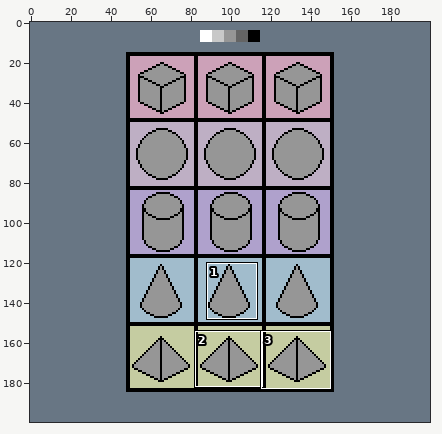
A pixel-art file gets an edit: pixel101/PixelArtMasterCourse04.aseprite. The picture above shows the old version from afar; the outline marks the close-up.
Close-up. As it was:
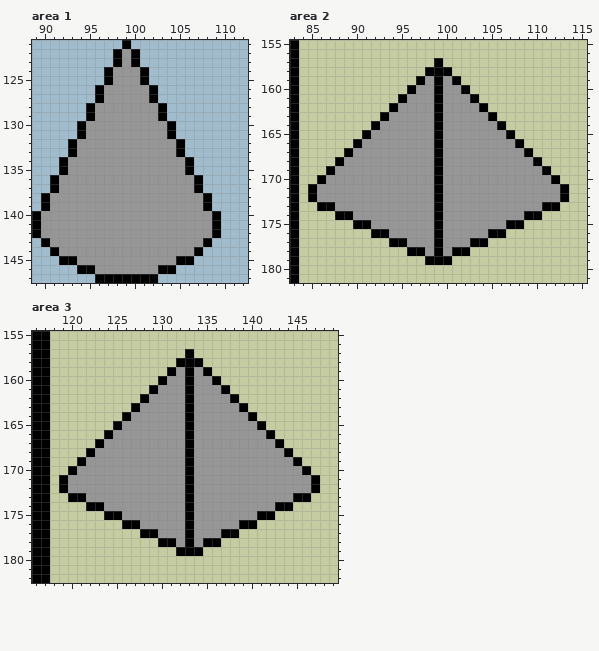
200x200 pixels, 1 frame. Shown: area 1: x 89..112, y 121..147; area 2: x 83..115, y 155..181; area 3: x 116..149, y 155..182. The commit also changed other parts of the picture, which this record leaves out.
The same view after the edit:
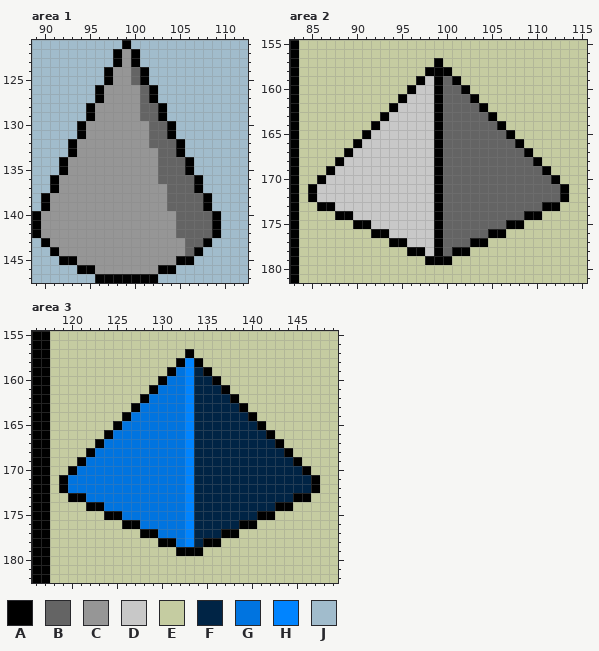
Palette (. is transparent): A #000000  B #646464  C #969696  D #c8c8c8  E #c5cca1  F #002445  G #0074e0  H #0084ff  J #a1bccc
What changed:
layer "Layer 0" now hidden
layer "Layer 0 Copy Copy Copy" added
Changed rows in their new state; - is an unchanged pixel.
Area 1, layer "Layer 0 Copy Copy Copy":
first column x 100:
124 B--------
125 B--------
126 -B-------
127 -B-------
128 -BB------
129 -BB------
130 --BB-----
131 --BB-----
132 --BBB----
133 ---BB----
134 ---BBB---
135 ---BBB---
136 ---BBBB--
137 ----BBB--
138 ----BBBB-
139 ----BBBB-
140 -----BBBB
141 -----BBBB
142 -----BBBB
143 ------BB-
144 ------B--
Area 2, layer "Layer 0 Copy Copy Copy":
first column x 86:
159 ------------D-B------------
160 -----------DD-BB-----------
161 ----------DDD-BBB----------
162 ---------DDDD-BBBB---------
163 --------DDDDD-BBBBB--------
164 -------DDDDDD-BBBBBB-------
165 ------DDDDDDD-BBBBBBB------
166 -----DDDDDDDD-BBBBBBBB-----
167 ----DDDDDDDDD-BBBBBBBBB----
168 ---DDDDDDDDDD-BBBBBBBBBB---
169 --DDDDDDDDDDD-BBBBBBBBBBB--
170 -DDDDDDDDDDDD-BBBBBBBBBBBB-
171 DDDDDDDDDDDDD-BBBBBBBBBBBBB
172 DDDDDDDDDDDDD-BBBBBBBBBBBBB
173 --DDDDDDDDDDD-BBBBBBBBBBB--
174 ----DDDDDDDDD-BBBBBBBBB----
175 ------DDDDDDD-BBBBBBB------
176 --------DDDDD-BBBBB--------
177 ----------DDD-BBB----------
178 ------------D-B------------
Area 3, layer "Layer 0 Copy Copy Copy":
first column x 120:
158 -------------H-------------
159 ------------GHF------------
160 -----------GGHFF-----------
161 ----------GGGHFFF----------
162 ---------GGGGHFFFF---------
163 --------GGGGGHFFFFF--------
164 -------GGGGGGHFFFFFF-------
165 ------GGGGGGGHFFFFFFF------
166 -----GGGGGGGGHFFFFFFFF-----
167 ----GGGGGGGGGHFFFFFFFFF----
168 ---GGGGGGGGGGHFFFFFFFFFF---
169 --GGGGGGGGGGGHFFFFFFFFFFF--
170 -GGGGGGGGGGGGHFFFFFFFFFFFF-
171 GGGGGGGGGGGGGHFFFFFFFFFFFFF
172 GGGGGGGGGGGGGHFFFFFFFFFFFFF
173 --GGGGGGGGGGGHFFFFFFFFFFF--
174 ----GGGGGGGGGHFFFFFFFFF----
175 ------GGGGGGGHFFFFFFF------
176 --------GGGGGHFFFFF--------
177 ----------GGGHFFF----------
178 ------------GHF------------
Boxes around the changes in both close-ups, in picture pixels (x1, y1, x2, y2):
changed: (131, 67, 212, 256)
changed: (317, 76, 560, 256)
changed: (68, 358, 311, 547)
